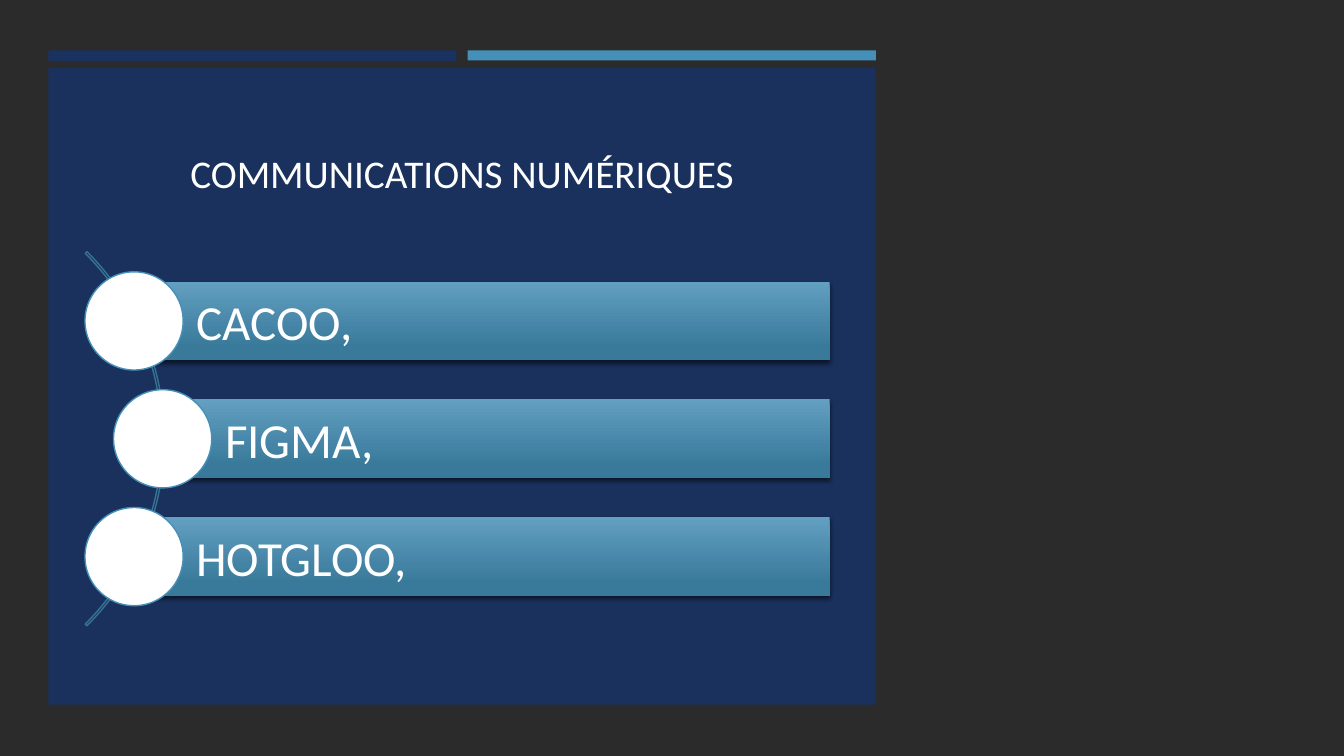
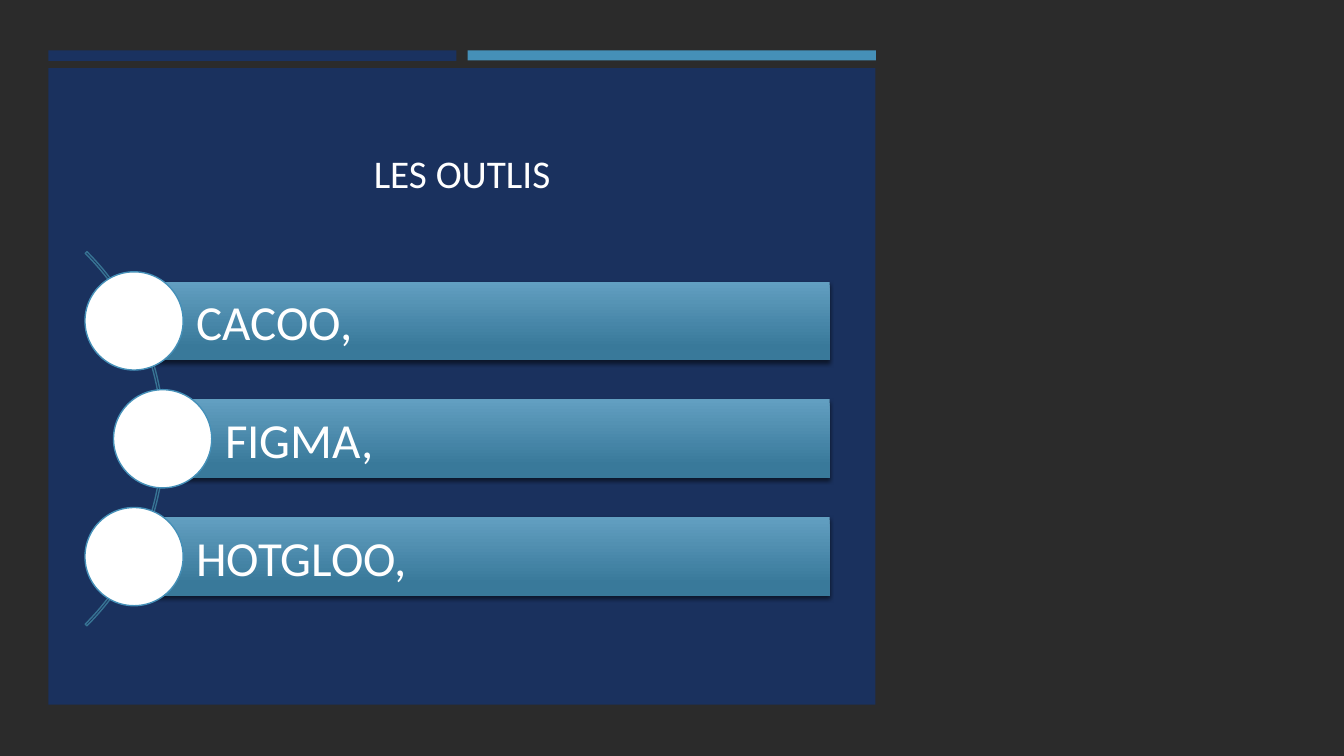
Before and after one commit to elmehdi008/Maquettage, a slide deck: slide 2 of les outlis maquettage/les outlis maquettage.pptx (slide 3 before the commit). Drawn at 1344x756 pixels with LibreOffice and Linux fonts; fonts in the diff are those of the drawing; background and template pictures are left out; a plain dark background stands for a picture behind light text. Boxes give left, top, right and bottom in pixels: in the first picture for what was removed or moved away, otherwise in the second. Text is boxed around its words. In the diff, an @@ line names an element or a change of style, - is before the commit and + after.

Commit message:
2eme présentation

```diff
--- a/les outlis maquettage/les outlis maquettage.pptx
+++ b/les outlis maquettage/les outlis maquettage.pptx
@@ title at (374, 162, 550, 189): text changed @@
-COMMUNICATIONS NUMÉRIQUES
+LES OUTLIS
```
Also in this commit, not shown: 1 slide removed.
